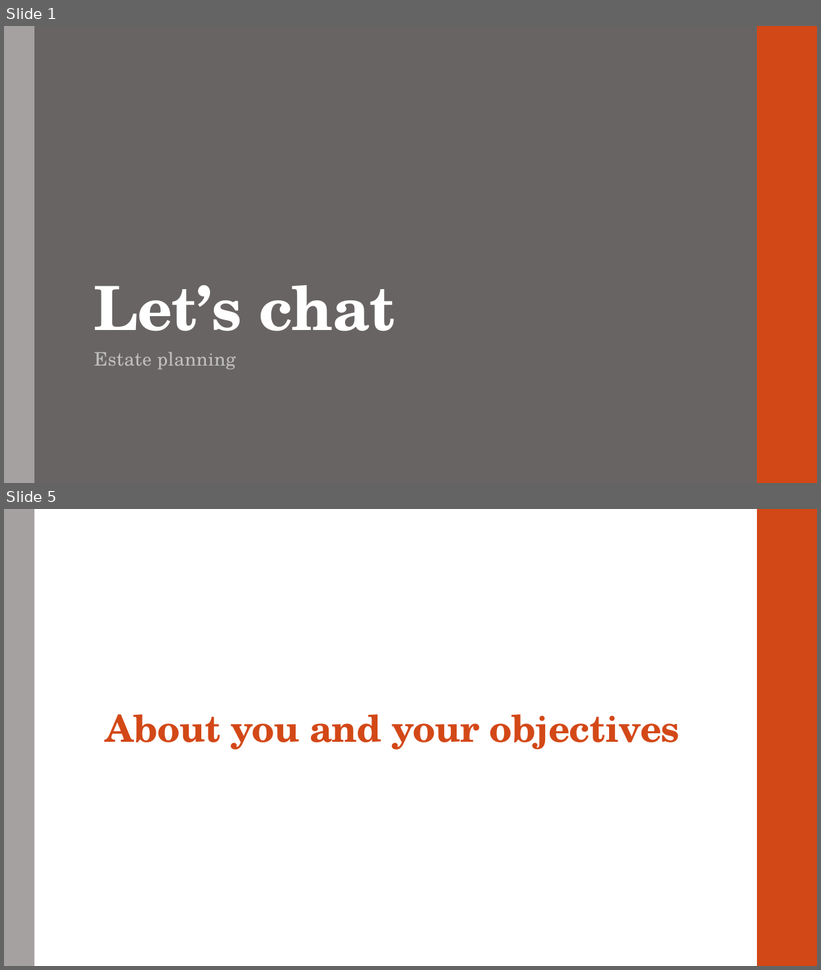
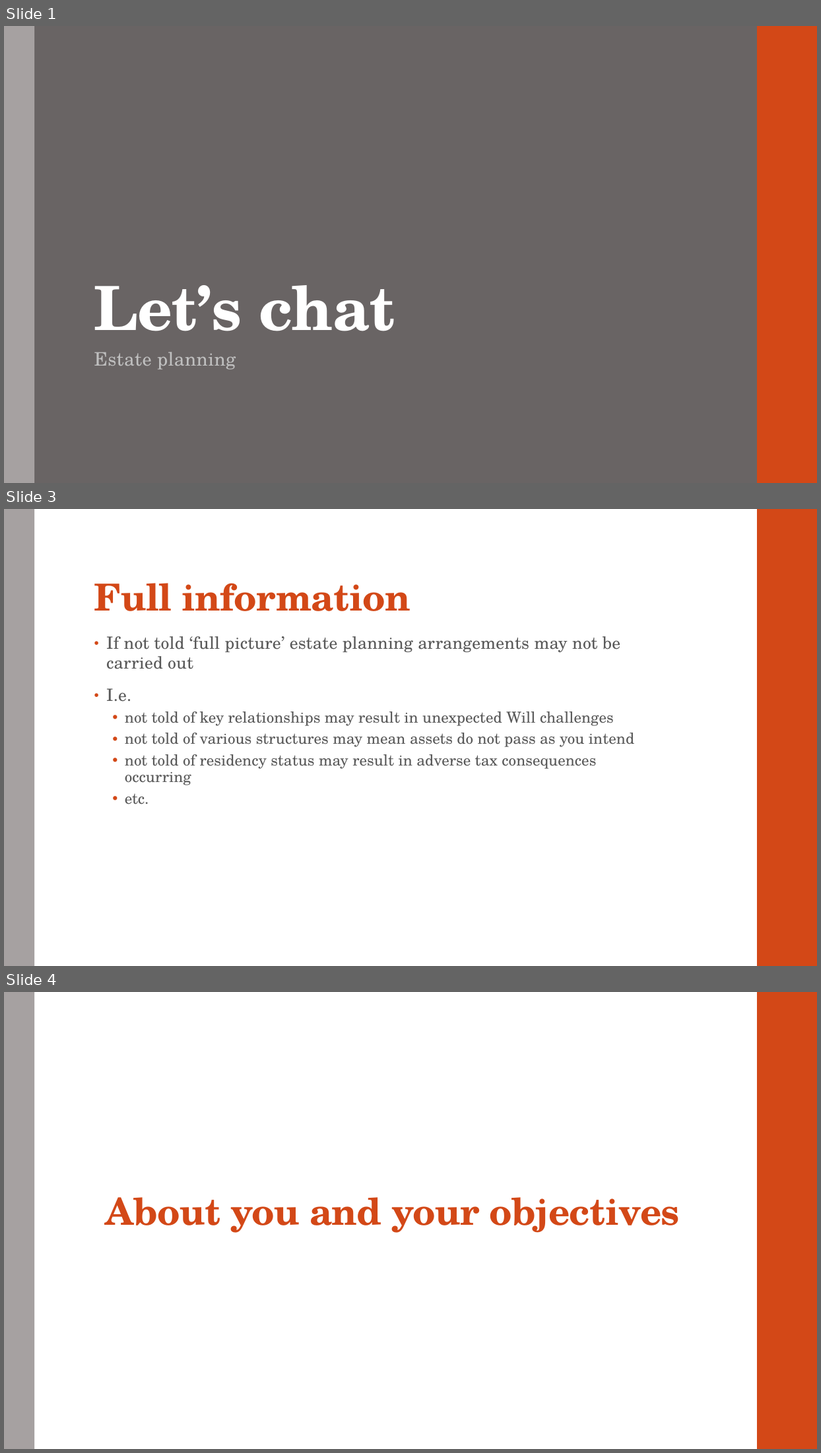
Before and after one commit to dariuschats/dariuschats.github.io, a slide deck: downloadables/other/Estate planning/Estate Planning Meeting Slides.pptx. Shown one above the other, each under a label of ours: slides 1 and 5 before the commit, slides 1, 3 and 4 after it; the slides between them are not shown. The pictures are 821x970 and 821x1453 pixels, drawn with LibreOffice and Linux fonts; fonts in the diff are those of the drawing. Boxes give left, top, right and bottom in pixels: in the first picture for what was removed or moved away, otherwise in the second. Text is boxed around its words. In the diff, an @@ line names an element or a change of style, - is before the commit and + after.

Commit message:
Update of estate planning slides April 2022

```diff
--- a/downloadables/other/Estate planning/Estate Planning Meeting Slides.pptx
+++ b/downloadables/other/Estate planning/Estate Planning Meeting Slides.pptx
@@ slide 3 added at box(4, 509, 817, 966), background #FFFFFF; not listed: 2 template elements that a slide beside it also shows @@
@@ title added at box(94, 583, 411, 611), 44 pt, text #D34817, bold @@
+Full information
@@ text added at box(106, 636, 634, 805), 18 pt, text #595959 @@
+• If not told ‘full picture’ estate planning arrangements may not be carried out
+• I.e.
+  • not told of key relationships may result in unexpected Will challenges
+  • not told of various structures may mean assets do not pass as you intend
+  • not told of residency status may result in adverse tax consequences occurring
+  • etc.
@@ what was slide 5 is now slide 4 @@
```
Also in this commit, not shown: 4 slides changed, 3 other slides added, 2 slides removed, 1 other file.
